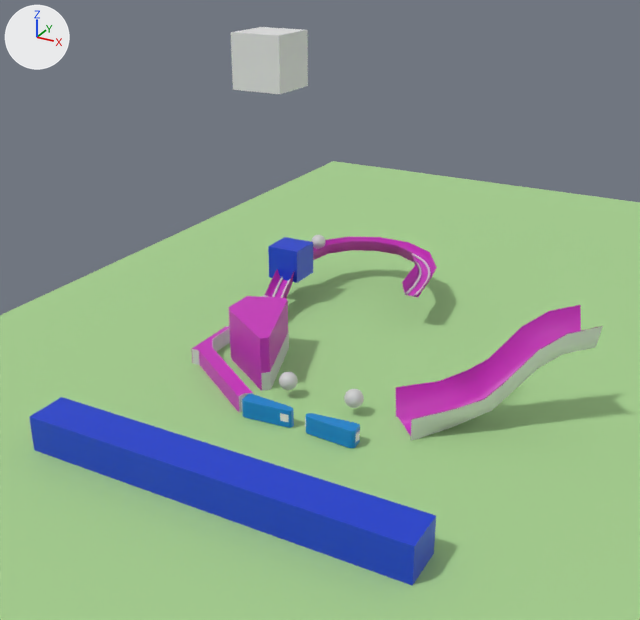
One commit to the COLLADA model wire_forms.dae: the scene before it, then after it.
One viewpoint serves both versions: a 50 mm lens placed at (10.81, -12.55, 6.31), pointed at (5.36, -2.63, 1.34). Every picture has the same lights, and +X, +Y and +Z are marked at upper left. Where no turn or scale is listed for an object, it has been applied to the vertices.

Script lines for the objects in view, before the commit:
```python
ob_ball_1 = bpy.data.objects.new('BALL_1', me_sphere_002)
ob_ball_1.location = (6.03, -2.88, 0.25)
ob_cube = bpy.data.objects.new('Cube', me_cube_004)
ob_cube.location = (5.45, -3.94, 4.89)
ob_flipper_001 = bpy.data.objects.new('FLIPPER_001', me_collision_001)
ob_flipper_001.location = (6.34, -3.6, 0.14)
ob_flipper_visual_001 = bpy.data.objects.new('flipper_visual_001', me_0__flipper_t1_limpio_m_001)
ob_flipper_visual_001.location = (6.34, -3.6, 0.14)
ob_p_ramp2 = bpy.data.objects.new('P_ramp2', me_mesh_002)
ob_p_ramp2.location = (8.73, -0.36, 0.0)
ob_p_ramp2.rotation_euler = (0.0, 0.0, -0.81)  # degrees (0, 0, -46)
ob_p_ramp2.scale = (1.71, 1.71, 3.42)
ob_visual_ramp2 = bpy.data.objects.new('visual_ramp2', me_mesh_003)
ob_visual_ramp2.location = (8.73, -0.36, -0.01)
ob_visual_ramp2.rotation_euler = (0.0, 0.0, -0.81)  # degrees (0, 0, -46)
ob_visual_ramp2.scale = (1.71, 1.71, 3.42)
# also in view: 'P_left_inlane' at (3.93, -2.55, 0.27); 'Plane' at (5.72, 0.08, 0.0); 'SWITCH_000' at (3.16, 0.3, 0.74); 'SWITCH_001' at (5.48, -5.42, 0.21); 'visual_inlane' at (3.94, -2.55, -0.01)
```
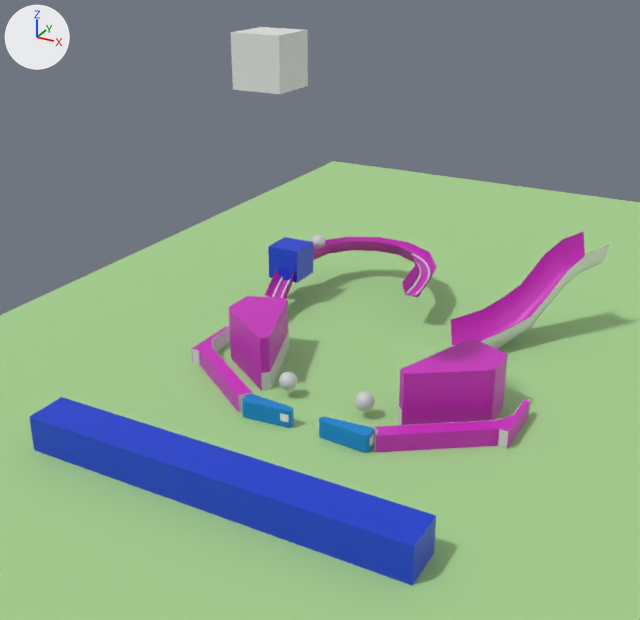
Commit message: Add right outlane.

What differs and where, as boxes [x1, y1, x2, y2] in the pictures (640 x 620 px):
'P_right_inlane', added (pink)
    after: [375, 339, 530, 453]
'P_ramp2', moved, turned
    before: [396, 305, 602, 436]
    after: [451, 232, 609, 345]
'visual_ramp2', moved, turned
    before: [411, 326, 603, 441]
    after: [450, 245, 610, 349]
'FLIPPER_001', moved
    before: [306, 413, 360, 448]
    after: [319, 417, 374, 453]
'BALL_1', moved
    before: [344, 389, 364, 408]
    after: [355, 391, 375, 411]
'visual_right_inlane', added
    after: [373, 399, 529, 449]
'flipper_visual_001', moved
    before: [305, 417, 360, 442]
    after: [318, 421, 374, 446]

What the commit changed:
Material 'invisble_002' (mat_invisble_002) is new.
Its base color is (0.61, 0.025, 0.526) (pink #cd2cc0).
Its roughness is 0.44.
Material 'Material_001' (mat_material_001) is new.
Its base color is (0.64, 0.64, 0.64) (light grey #d1d1d1).
Its roughness is 0.44.
Mesh me_cube_005 is new.
It has 50 vertices, 92 faces and spans x -1.76..-0.17, y -1.63..0.51, z -0.21..0.94.
It uses material mat_invisble_002 (pink #cd2cc0).
Mesh me_cube_006 is new.
It has 50 vertices, 92 faces and spans x -1.76..-0.17, y -1.63..0.51, z -0.21..0.39.
It uses material mat_material_001 (light grey #d1d1d1).
Object 'BALL_1' (ob_ball_1) moves from (6.03, -2.88, 0.25) to (6.2, -2.88, 0.25).
Object 'FLIPPER_001' (ob_flipper_001) moves from (6.34, -3.6, 0.14) to (6.54, -3.6, 0.14).
Object 'flipper_visual_001' (ob_flipper_visual_001) moves from (6.34, -3.6, 0.14) to (6.54, -3.6, 0.14).
Object 'visual_ramp2' (ob_visual_ramp2) moves from (8.73, -0.36, -0.01) to (7.71, 2.74, -0.01).
Object 'visual_ramp2' (ob_visual_ramp2) turns from (0, 0, -46) to (0, 0, -27) degrees about x, y and z.
Object 'P_ramp2' (ob_p_ramp2) moves from (8.73, -0.36, 0.0) to (7.71, 2.74, 0.0).
Object 'P_ramp2' (ob_p_ramp2) turns from (0, 0, -46) to (0, 0, -27) degrees about x, y and z.
Object 'P_right_inlane' (ob_p_right_inlane) is new; it shows me_cube_005.
Its location is (8.36, -1.99, -0.1).
Object 'visual_right_inlane' (ob_visual_right_inlane) is new; it shows me_cube_006.
Its location is (8.35, -1.99, -0.1).
